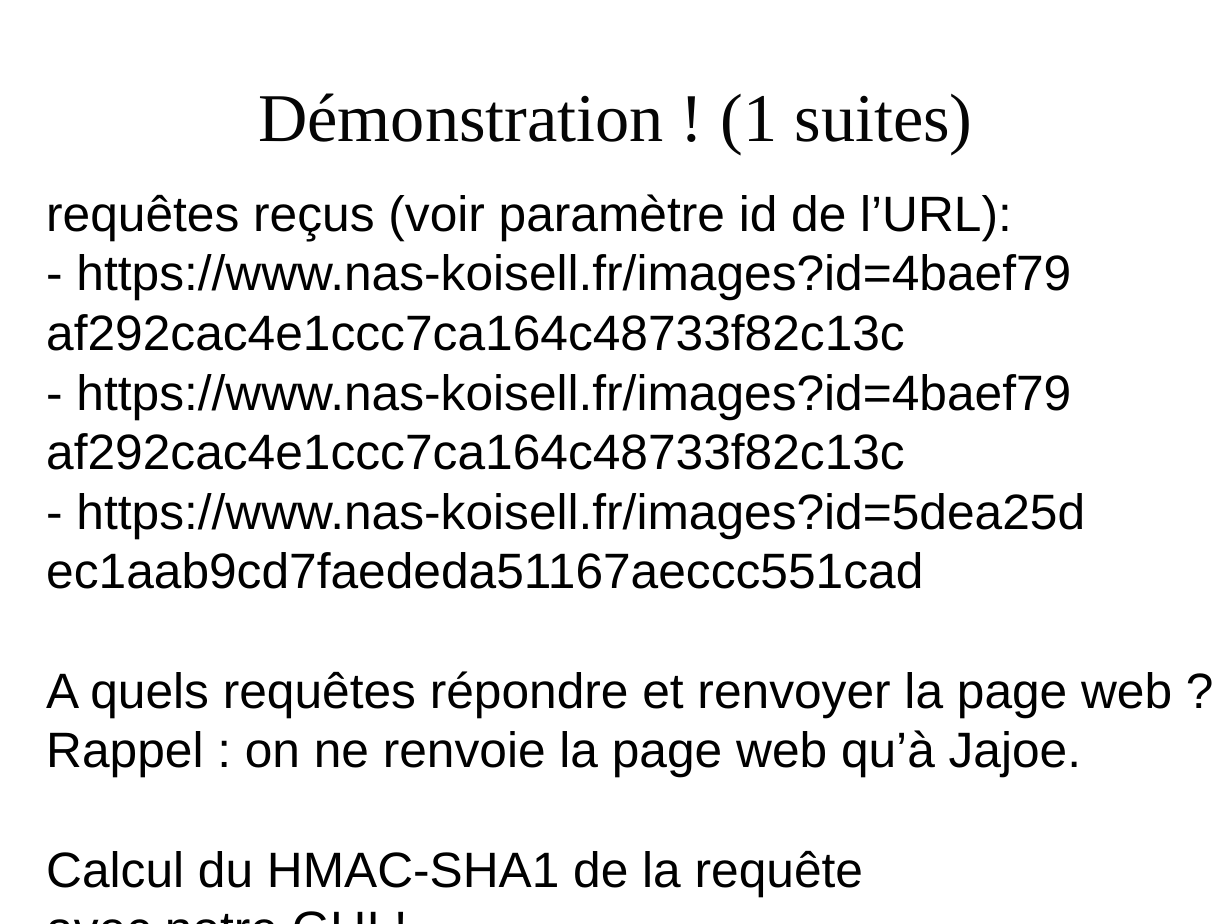
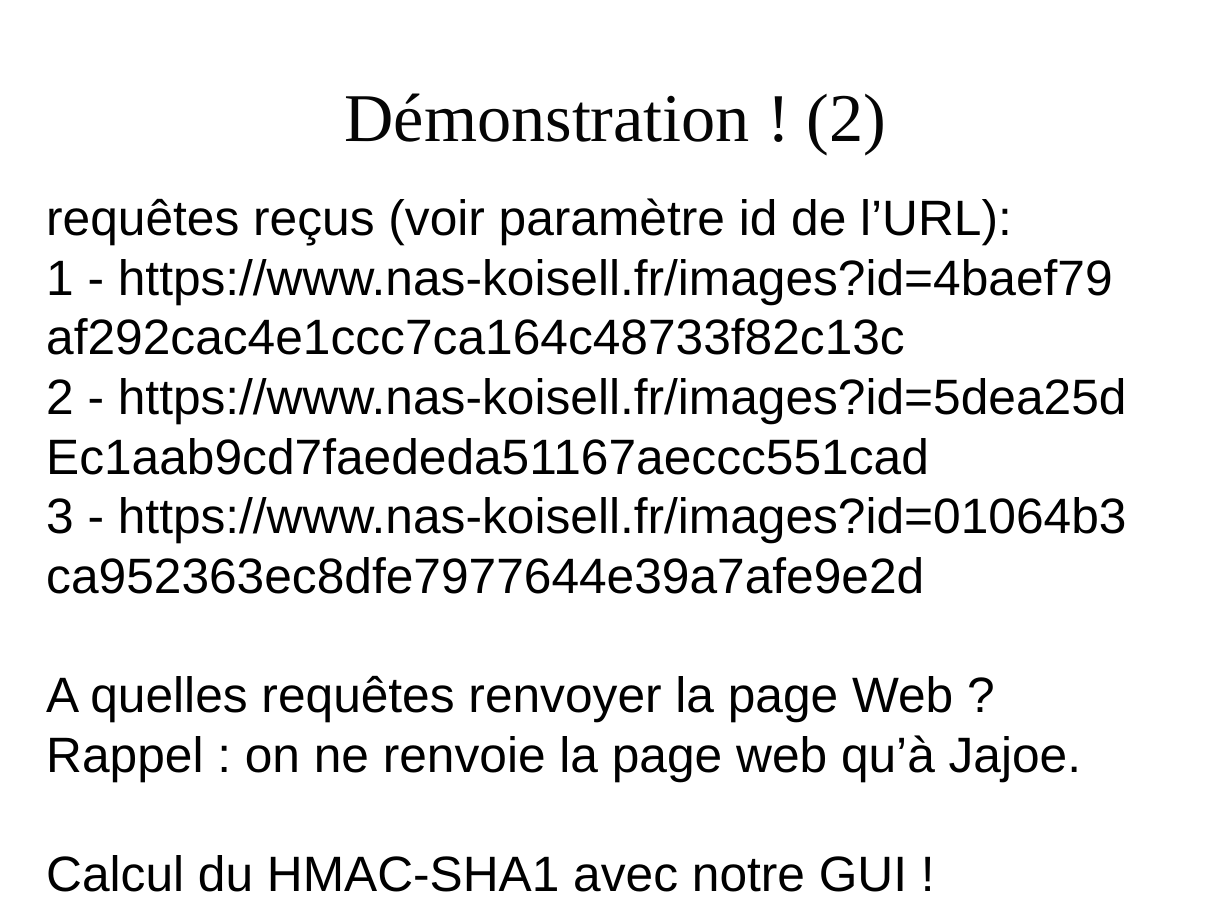
Before and after one commit to jajoe/HMAC, a slide deck: slide 13 of doc/presentation.odp. Drawn at 1232x924 pixels with LibreOffice and Linux fonts; fonts in the diff are those of the drawing; background and template pictures are left out. Boxes give left, top, right and bottom in pixels: in the first picture for what was removed or moved away, otherwise in the second. Text is boxed around its words. In the diff, an @@ line names an element or a change of style, - is before the commit and + after.

Commit message:
Presentation by Koisell OK

```diff
--- a/doc/presentation.odp
+++ b/doc/presentation.odp
@@ title at box(344, 93, 887, 154): text changed @@
-Démonstration ! (1 suites)
+Démonstration ! (2)
@@ text at box(46, 259, 1113, 304): text changed @@
-- https://www.nas-koisell.fr/images?id=4baef79
+1 - https://www.nas-koisell.fr/images?id=4baef79
@@ text at box(46, 378, 1127, 722): text changed @@
-- https://www.nas-koisell.fr/images?id=4baef79
-af292cac4e1ccc7ca164c48733f82c13c
-- https://www.nas-koisell.fr/images?id=5dea25d
-ec1aab9cd7faededa51167aeccc551cad
-A quels requêtes répondre et renvoyer la page web ?
+2 - https://www.nas-koisell.fr/images?id=5dea25d
+Ec1aab9cd7faededa51167aeccc551cad
+3 - https://www.nas-koisell.fr/images?id=01064b3
+ca952363ec8dfe7977644e39a7afe9e2d
+A quelles requêtes renvoyer la page Web ?
@@ text at box(46, 855, 907, 892): text changed @@
-Calcul du HMAC-SHA1 de la requête
-avec notre GUI !
+Calcul du HMAC-SHA1 avec notre GUI !
```
Also in this commit, not shown: 4 other files.
